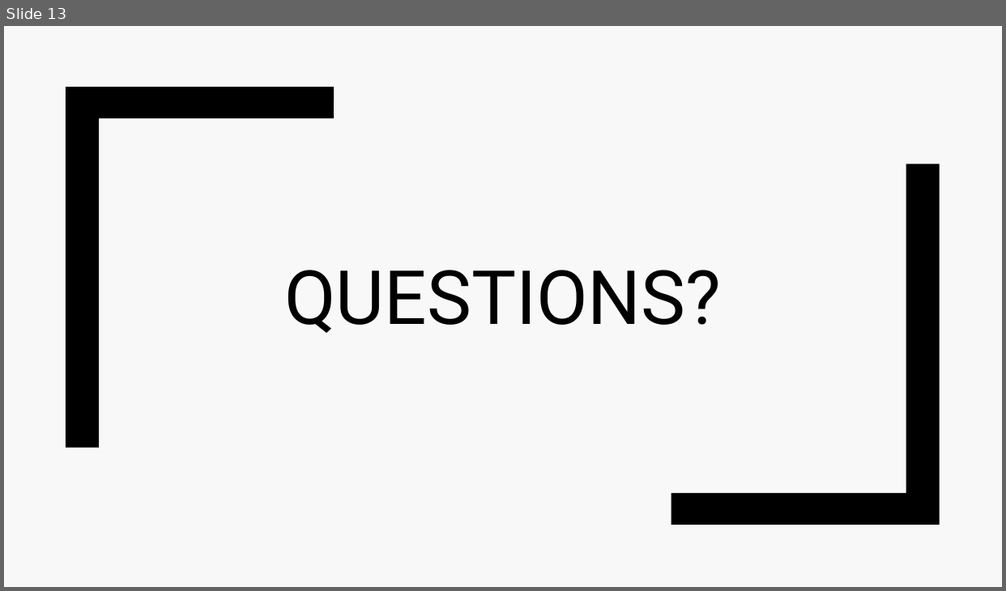
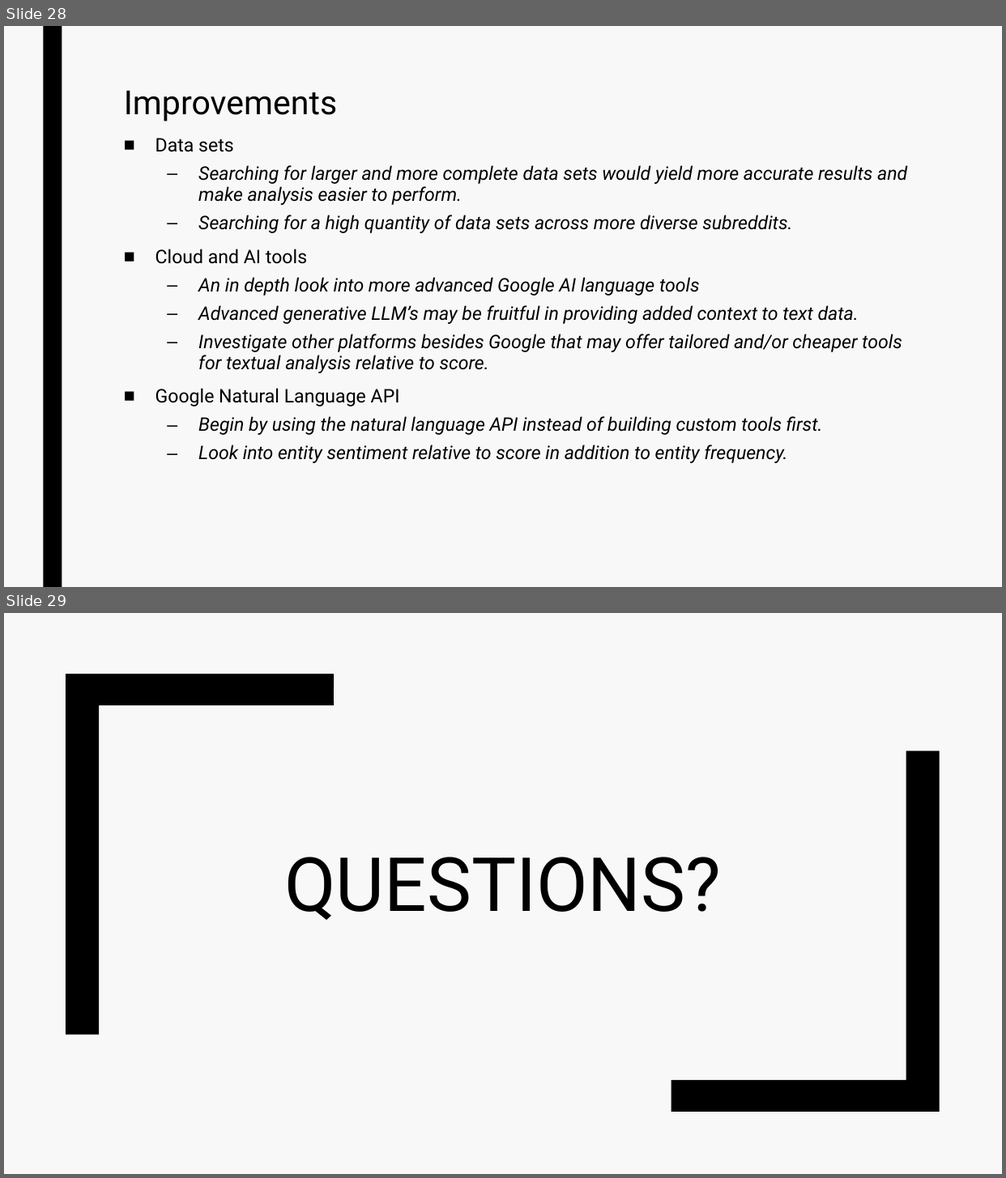
Before and after one commit to EvaTarr/CMPT412Project, a slide deck: presentation.pptx. Shown one above the other, each under a label of ours: slide 13 before the commit, slides 28 and 29 after it. The pictures are 1006x591 and 1006x1178 pixels, drawn with LibreOffice and Linux fonts; fonts in the diff are those of the drawing. Boxes give left, top, right and bottom in pixels: in the first picture for what was removed or moved away, otherwise in the second. Text is boxed around its words. In the diff, an @@ line names an element or a change of style, - is before the commit and + after.

```diff
--- a/presentation.pptx
+++ b/presentation.pptx
@@ slide 28 added at (4,26,1002,587), background #F8F8F8 @@
@@ rectangle added at (43,26,62,587), fill #000000 @@
@@ title added at (124,90,337,122), 32 pt, text #000000 @@
+Improvements
@@ text added at (155,138,907,463), 18 pt, text #000000, italic @@
+■ Data sets
+  – Searching for larger and more complete data sets would yield more accurate results and make analysis easier to perform.
+  – Searching for a high quantity of data sets across more diverse subreddits.
+■ Cloud and AI tools
+  – An in depth look into more advanced Google AI language tools
+  – Advanced generative LLM’s may be fruitful in providing added context to text data.
+  – Investigate other platforms besides Google that may offer tailored and/or cheaper tools for textual analysis relative to score.
+■ Google Natural Language API
+  – Begin by using the natural language API instead of building custom tools first.
+  – Look into entity sentiment relative to score in addition to entity frequency.
@@ what was slide 13 is now slide 29 @@
```
Also in this commit, not shown: 6 slides changed, 16 other slides added, 1 slide removed.
